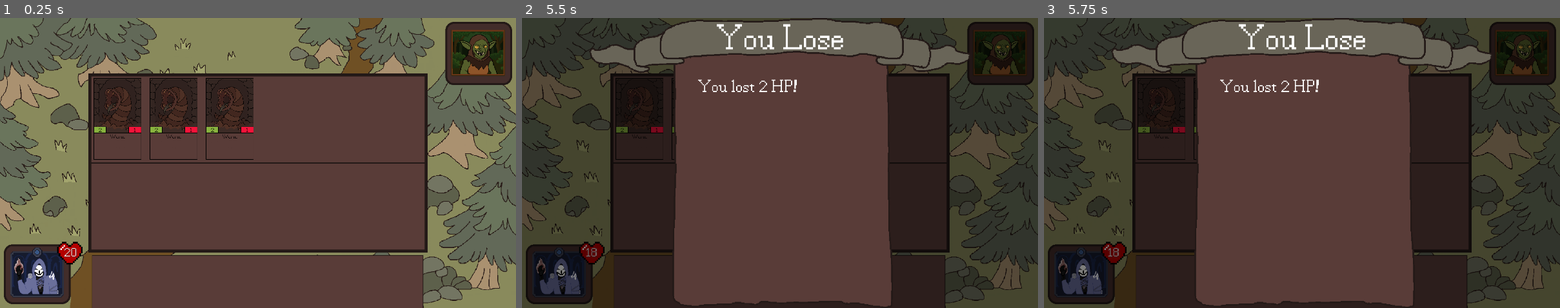
Above: before the commit, frames 1-3 (left to right).
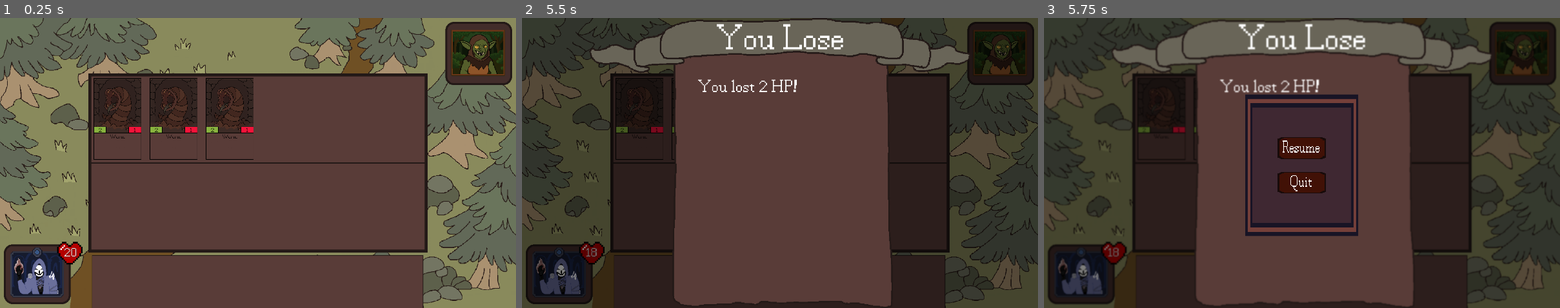
Above: after the commit, the same moments.

Repository: NotEuanB/IMY300
Game: Godot game, scene res://scenes/forest_board/forestboard.tscn
The game is run twice, just before and just after one commit, with the same random seed, the same clock (stepped at 60 frames per second) and the same inputs. This scene is started directly instead of the project's main scene.
Inputs (mouse positions are in pixels of both pictures, inside the frame that each line leads up to):
- Up to frame 1 (0.25 s): no input
- Up to frame 2 (5.5 s): tap Enter at 0.5, 2, 3.5 s; drag from (640, 119) to (831, 99) at 0.52 s; tap Space at 1.25, 2.75, 4.25 s; drag from (697, 119) to (754, 221) at 1.27 s; move the mouse to (754, 119) at 2.02 s; press the mouse at (754, 119) at 2.03 s; release the mouse at (754, 119) at 2.75 s; drag from (754, 221) to (697, 119) at 2.77 s; move the mouse to (934, 206) at 3.52 s; press the mouse at (934, 206) at 3.53 s; right-click (934, 206) at 4.15 s; release the mouse at (934, 206) at 4.25 s; drag from (625, 119) to (702, 90) at 4.27 s; move the mouse to (805, 163) at 5.02 s; press the mouse at (805, 163) at 5.03 s
- Up to frame 3 (5.75 s): tap Escape (pause) at 5.65 s

Frames 1-2 are identical in both runs. In frame 3, 12% of the frame differs, in the area x 0-100%, y 0-99%.

Commit message:
Fixed pausemenu by adding canvaslayer

Diff:
--- a/IMY300 Main Game/new-game-project/Scenes/Board/board.gd
+++ b/IMY300 Main Game/new-game-project/Scenes/Board/board.gd
@@ -10,7 +10,7 @@
 @onready var shop_container: ShopContainer = $ShopContainer
 @onready var board_area: PlayArea = $PlayArea
 @onready var hand_area: PlayArea = $HandArea
-@onready var pause_menu = $PauseMenu
+@onready var pause_menu = $PauseLayer/PauseMenu
 var paused = false
 
 var hovered_unit: Node = null  # To store the currently hovered unit
--- a/IMY300 Main Game/new-game-project/Scenes/Board/board.tscn
+++ b/IMY300 Main Game/new-game-project/Scenes/Board/board.tscn
@@ -211,13 +211,6 @@
 text = "Drag here to sell"
 label_settings = SubResource("LabelSettings_rt3kt")
 
-[node name="PauseMenu" parent="." instance=ExtResource("20_vq54c")]
-visible = false
-offset_left = 926.0
-offset_top = 507.0
-offset_right = 926.0
-offset_bottom = 507.0
-
 [node name="TutorialPopup" parent="." instance=ExtResource("21_jngt6")]
 visible = false
 offset_left = 963.0
@@ -225,6 +218,15 @@
 offset_right = 963.0
 offset_bottom = 484.0
 
+[node name="PauseLayer" type="CanvasLayer" parent="."]
+
+[node name="PauseMenu" parent="PauseLayer" instance=ExtResource("20_vq54c")]
+visible = false
+offset_left = -34.0
+offset_top = -33.0
+offset_right = -34.0
+offset_bottom = -33.0
+
 [connection signal="mouse_entered" from="FightButton" to="FightButton" method="_on_mouse_entered"]
 [connection signal="mouse_exited" from="FightButton" to="FightButton" method="_on_mouse_exited"]
 [connection signal="pressed" from="FightButton" to="FightButton" method="_on_pressed"]
--- a/IMY300 Main Game/new-game-project/scenes/combine_board/combineboard.gd
+++ b/IMY300 Main Game/new-game-project/scenes/combine_board/combineboard.gd
@@ -2,6 +2,22 @@
 extends Node2D
 
 @onready var unit_mover: UnitMover = $UnitMover
+@onready var pause_menu = $PauseLayer/PauseMenu
+var paused = false
+
+func _process(_delta: float) -> void:
+	if Input.is_action_just_pressed("pause"):
+		pauseMenu()
+
+func pauseMenu():
+	if paused:
+		pause_menu.hide()
+		Engine.time_scale = 1
+	else:
+		pause_menu.show()
+		Engine.time_scale = 0
+
+	paused = !paused
 
 func _ready() -> void:
 	var states = GameState.load_state()
@@ -9,7 +25,6 @@
 	var hand_units = states[1]
 	_spawn_units(board_units, $PlayArea)
 	_spawn_units(hand_units, $HandArea)
-
 
 func _spawn_units(units_data: Array, play_area: PlayArea) -> void:
 	for unit_data in units_data:
--- a/IMY300 Main Game/new-game-project/scenes/combine_board/combineboard.tscn
+++ b/IMY300 Main Game/new-game-project/scenes/combine_board/combineboard.tscn
@@ -12,6 +12,7 @@
 [ext_resource type="Script" uid="uid://cxcur3lg0d5d7" path="res://components/unit_spawner.gd" id="7_lw3kx"]
 [ext_resource type="AudioStream" uid="uid://c8msd2v5ehaox" path="res://assets/sfx/place_on_board.mp3" id="8_ixr8y"]
 [ext_resource type="AudioStream" uid="uid://pbhtcdb518nr" path="res://assets/sfx/necromancer_combine_ambience.mp3" id="9_gbvu2"]
+[ext_resource type="PackedScene" uid="uid://dquecal5snr3a" path="res://scenes/pause_menu/pause_menu.tscn" id="13_rmxbx"]
 
 [sub_resource type="AtlasTexture" id="AtlasTexture_ar1ei"]
 atlas = ExtResource("1_fmpw1")
@@ -238,6 +239,15 @@
 autoplay = true
 parameters/looping = true
 
+[node name="PauseLayer" type="CanvasLayer" parent="."]
+
+[node name="PauseMenu" parent="PauseLayer" instance=ExtResource("13_rmxbx")]
+visible = false
+offset_left = -34.0
+offset_top = -33.0
+offset_right = -34.0
+offset_bottom = -33.0
+
 [connection signal="mouse_entered" from="CombineButton" to="CombineButton" method="_on_mouse_entered"]
 [connection signal="mouse_exited" from="CombineButton" to="CombineButton" method="_on_mouse_exited"]
 [connection signal="pressed" from="CombineButton" to="CombineButton" method="_on_pressed"]
--- a/IMY300 Main Game/new-game-project/scenes/forest_board/forestboard.gd
+++ b/IMY300 Main Game/new-game-project/scenes/forest_board/forestboard.gd
@@ -6,8 +6,25 @@
 @onready var hand_area: PlayArea = $HandArea
 @onready var enemy_area: PlayArea = $EnemyArea
 @export var player_stats: Resource
-
 @export var enemy_stats: EnemyStats
+@onready var pause_menu = $PauseLayer/PauseMenu
+var paused = false
+
+
+func pauseMenu():
+	if paused:
+		pause_menu.hide()
+		Engine.time_scale = 1
+	else:
+		pause_menu.show()
+		Engine.time_scale = 0
+
+	paused = !paused
+
+# Check the hover time each frame
+func _process(_delta: float) -> void:
+	if Input.is_action_just_pressed("pause"):
+		pauseMenu()
 
 func _ready() -> void:
 	randomize()
--- a/IMY300 Main Game/new-game-project/scenes/forest_board/forestboard.tscn
+++ b/IMY300 Main Game/new-game-project/scenes/forest_board/forestboard.tscn
@@ -16,6 +16,7 @@
 [ext_resource type="AudioStream" uid="uid://5uchen6u0i0k" path="res://assets/sfx/forest_ambience.mp3" id="13_wha1q"]
 [ext_resource type="AudioStream" uid="uid://cck8y8ttv2i3r" path="res://assets/sfx/damage.mp3" id="14_wha1q"]
 [ext_resource type="AudioStream" uid="uid://b2jyrgw6375gj" path="res://assets/sfx/win.wav" id="16_p7wka"]
+[ext_resource type="PackedScene" uid="uid://dquecal5snr3a" path="res://scenes/pause_menu/pause_menu.tscn" id="17_lwoeu"]
 
 [node name="Forestboard" type="Node2D"]
 script = ExtResource("1_6whip")
@@ -111,3 +112,13 @@
 offset_right = 1920.0
 offset_bottom = 1080.0
 color = Color(0, 0, 0, 0.5)
+
+[node name="PauseLayer" type="CanvasLayer" parent="."]
+
+[node name="PauseMenu" parent="PauseLayer" instance=ExtResource("17_lwoeu")]
+visible = false
+z_index = 3
+offset_left = -34.0
+offset_top = -33.0
+offset_right = -34.0
+offset_bottom = -33.0
--- a/IMY300 Main Game/new-game-project/scenes/pause_menu/pause_menu.gd
+++ b/IMY300 Main Game/new-game-project/scenes/pause_menu/pause_menu.gd
@@ -1,6 +1,6 @@
 extends Control
 
-@onready var main = $"../"
+@onready var main = $"../../"
 var player_stats = load("res://data/player/player_stats.tres")
 
 func _on_resume_pressed() -> void:
Empty file added: IMY300 Main Game/new-game-project/components/pause_menu.gd
Not shown, added: IMY300 Main Game/new-game-project/components/pause_menu.gd.uid
Not shown: 1 places in IMY300 Main Game/new-game-project/scenes/combine_board/combineboard.tscn that only renumber resources
Not shown: 1 places in IMY300 Main Game/new-game-project/scenes/forest_board/forestboard.tscn that only renumber resources
